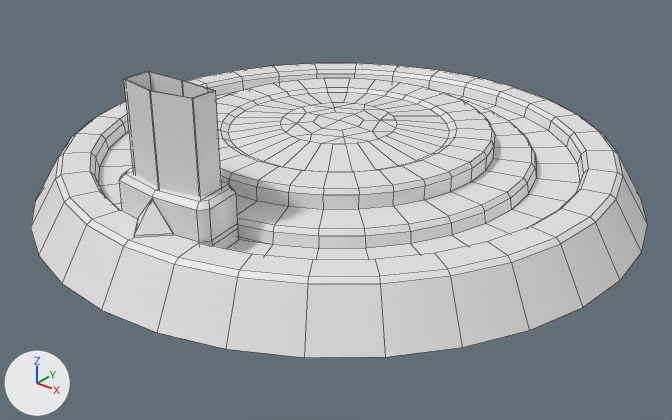
Two versions of the FBX model Assets/GFX/models/base_mesh.FBX, one commit apart.
Rendered twice from a 50 mm camera at (164.0, -206.3, 119.8) aimed at (7.4, -10.5, -1.6). The lights are fixed; the arrows at lower left show +X, +Y and +Z. Mesh edges are drawn as thin lines. Materials are left out; every surface is plain grey. Where no turn or scale is listed for an object, it has been applied to the vertices.

Script lines for the objects in view, before the commit:
```python
me_mesh = bpy.data.meshes.new('Mesh')
me_mesh.from_pydata(...)  # 561 vertices, 534 faces; spans x -92.0..92.0, y -92.0..92.0, z 0.0..50.0
me_mesh.materials.append(mat_material__81)
ob_base_mesh = bpy.data.objects.new('base_mesh', me_mesh)
ob_base_mesh.location = (0.0, 0.0, 0.0)
```
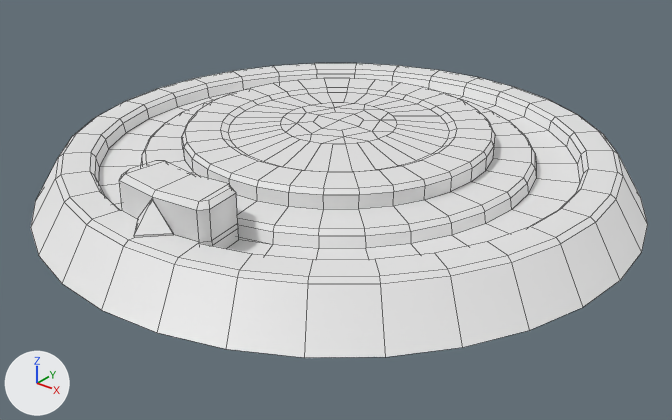
Where the newer file only moved an object's origin or applied its transform, the numbers keep the older frame.

Changed parts and their boxes [x1, y1, x2, y2] in the pictures (672 x 420 px):
part 1 of me_mesh, deleted
    before: [124, 71, 221, 197]
part 2 of me_mesh, deleted
    before: [126, 72, 213, 98]

The change in detail:
me_mesh has 561 vertices, 534 faces and spans x -92.0..92.0, y -92.0..92.0, z 0.0..50.0.
me_mesh is used by ob_base_mesh; location (0.0, 0.0, 0.0).
me_mesh part 1: the loose piece of 12 vertices spanning x -12.0..12.0, y -71.0..-60.0, z 24.0..50.0 is deleted.
me_mesh part 2: the loose piece of 12 vertices spanning x -11.0..11.0, y -71.0..-61.0, z 24.0..50.0 is deleted.
